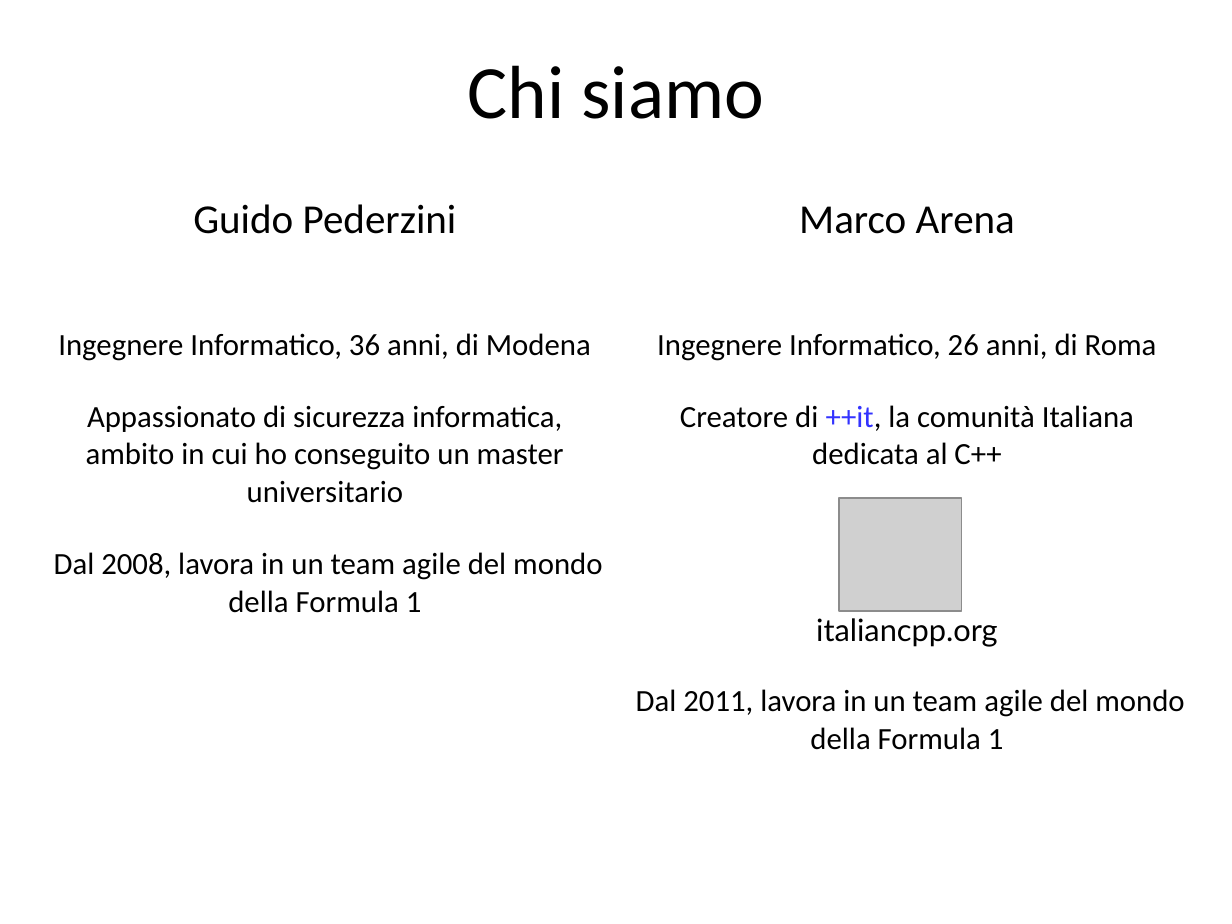
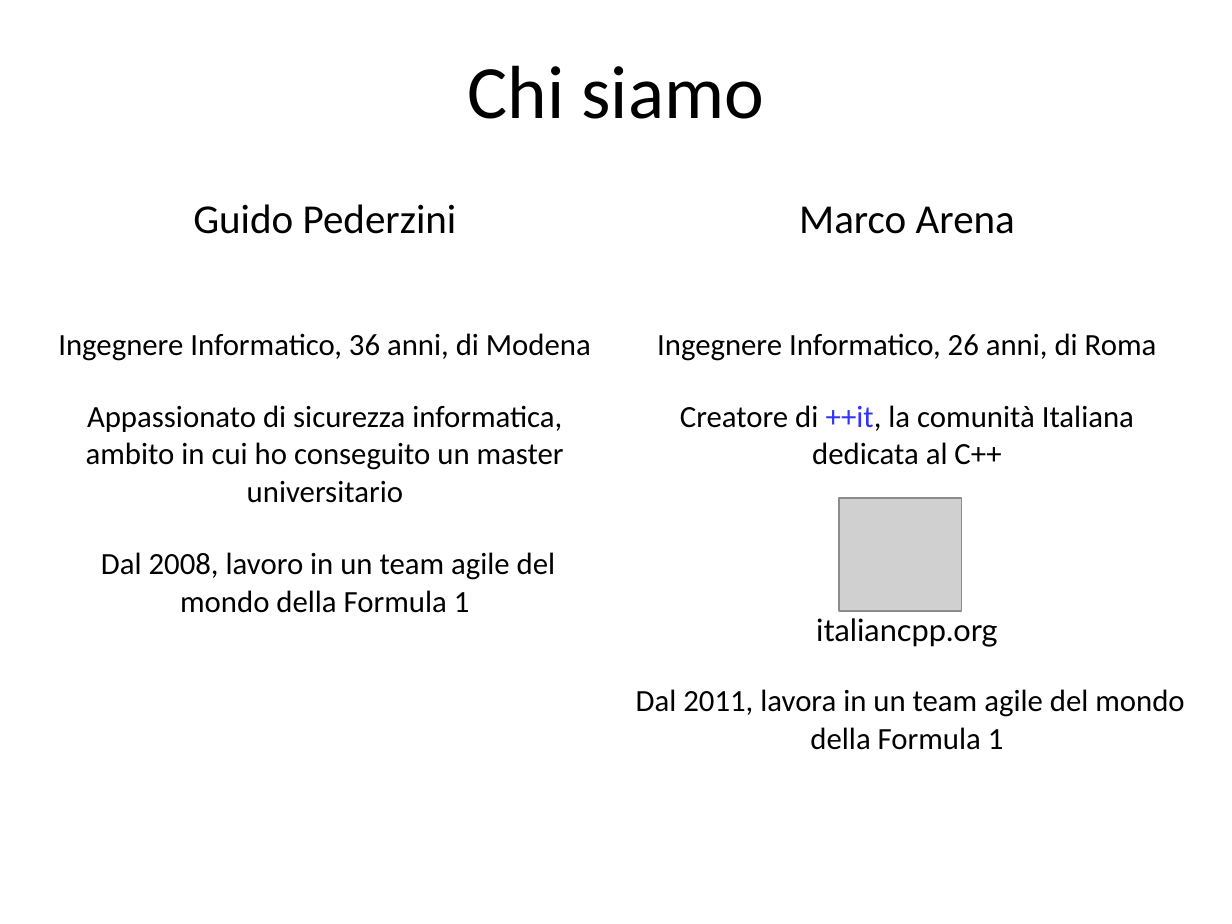
Before and after one commit to guidop/IAD13, a slide deck: slide 2 of La salute del software.odp. Drawn at 1232x924 pixels with LibreOffice and Linux fonts; fonts in the diff are those of the drawing; grey boxes stand for pictures. Boxes give left, top, right and bottom in pixels: in the first picture for what was removed or moved away, otherwise in the second. Text is boxed around its words. In the diff, an @@ line names an element or a change of style, - is before the commit and + after.

Commit message:
piccola correzione

```diff
--- a/La salute del software.odp
+++ b/La salute del software.odp
@@ table at bbox=[34, 188, 1198, 843] @@
-row 2, column 1: Ingegnere Informatico, 36 anni, di Modena / Appassionato di sicurezza informatica, ambito in cui ho conseguito un master universitario / Dal 2008, lavora in un team agile del mondo della Formula 1
+row 2, column 1: Ingegnere Informatico, 36 anni, di Modena / Appassionato di sicurezza informatica, ambito in cui ho conseguito un master universitario / Dal 2008, lavoro in un team agile del mondo della Formula 1
```
